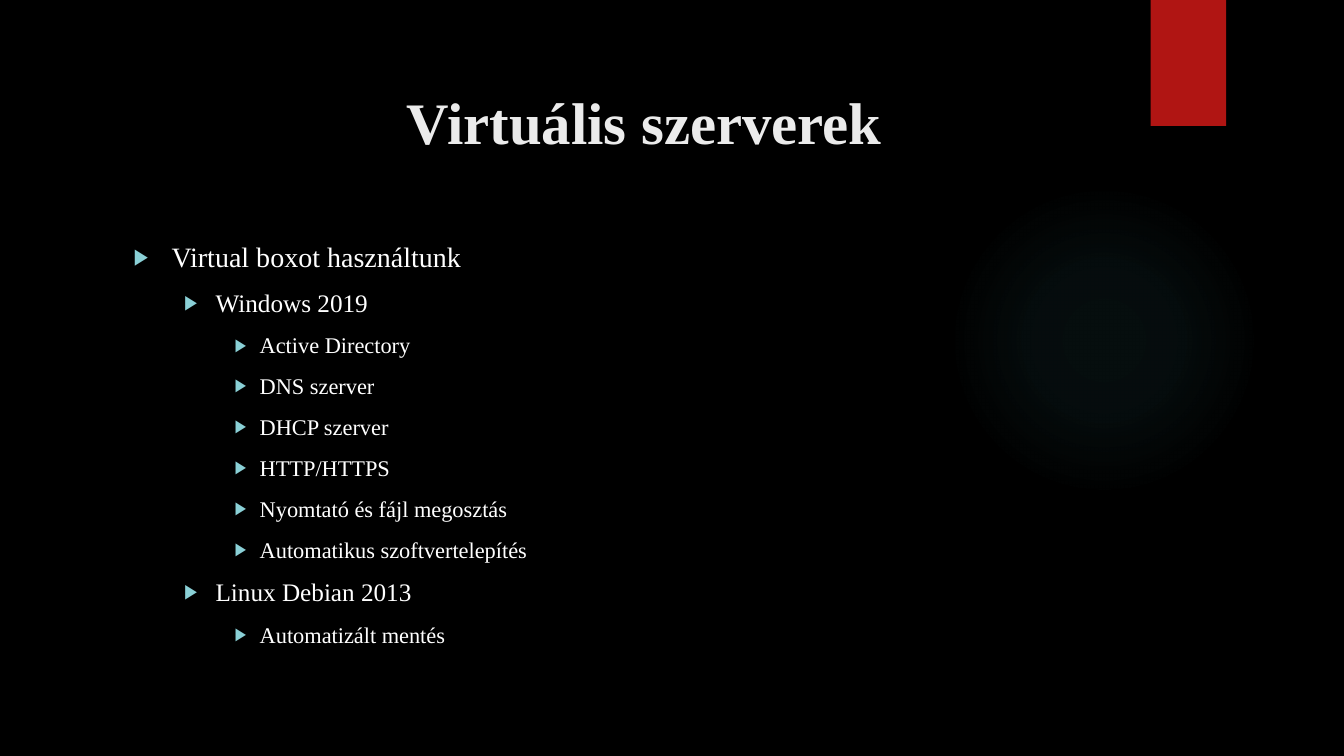
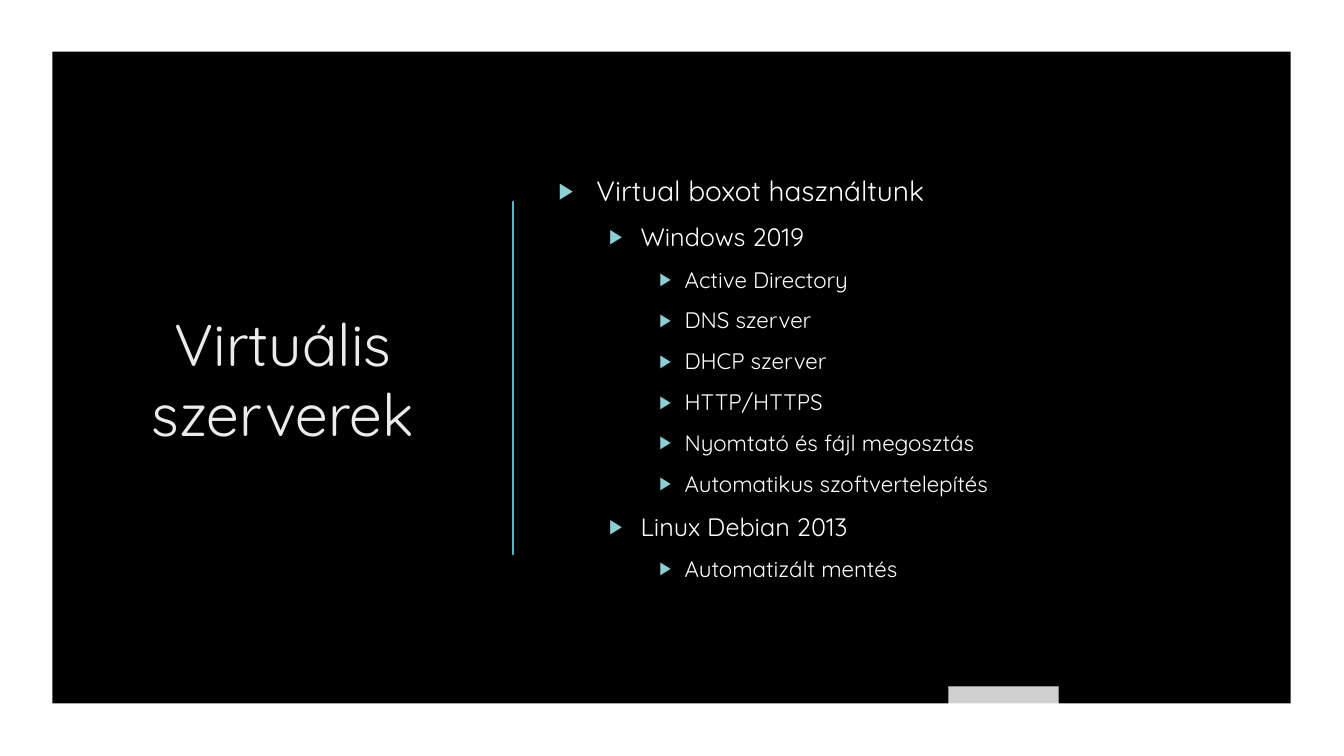
Before and after one commit to BalintBiro-hub/SysTeam, a slide deck: slide 12 of Kovta_Nyrt_HU.pptx. Drawn at 1344x756 pixels with LibreOffice and Linux fonts; fonts in the diff are those of the drawing; grey boxes stand for pictures; background and template pictures are left out. Boxes give left, top, right and bottom in pixels: in the first picture for what was removed or moved away, otherwise in the second. Text is boxed around its words. In the diff, an @@ line names an element or a change of style, - is before the commit and + after.

```diff
--- a/Kovta_Nyrt_HU.pptx
+++ b/Kovta_Nyrt_HU.pptx
@@ rectangle added at [0,0,1344,756], fill #000000 @@
@@ freeform shape added at [0,0,1344,756], fill #FFFFFF @@
@@ title "Virtuális szerverek": place and size @@
-title "Virtuális szerverek" at [407,103,881,145]
+title "Virtuális szerverek" at [152,322,414,437]
@@ title "Virtuális szerverek" at [152,322,414,437]: font Times New Roman to Quicksand, bold off; alignment left to centre; vertical alignment top to middle @@
@@ text "Virtual boxot használtunk": place and size @@
-text "Virtual boxot használtunk" at [172,247,527,644]
+text "Virtual boxot használtunk" at [596,180,988,578]
@@ text "Virtual boxot használtunk" at [596,180,988,578]: font Times New Roman to Quicksand; vertical alignment top to middle @@
@@ line added from (513, 202) to (513, 555), #50B9C1 1.5 pt @@
@@ ellipse removed at [949,185,1259,495] @@
@@ picture added at [949,687,1059,756] @@
```
Also in this commit, not shown: 2 other slides changed, 1 other file.
